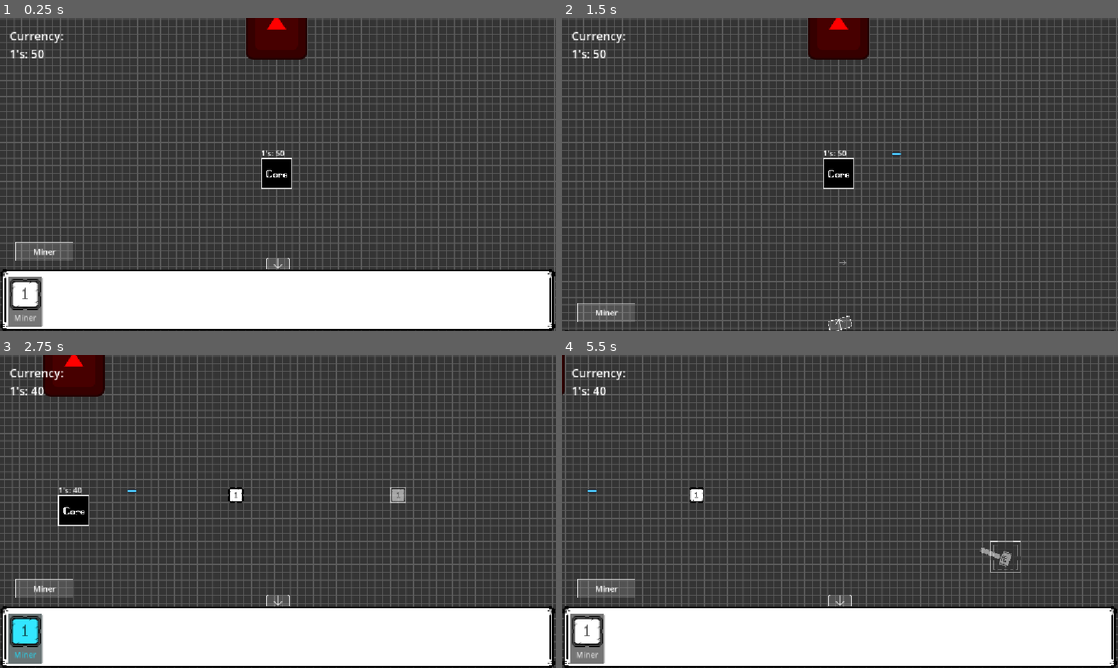
Above: before the commit, frames 1-4 (two rows, left to right).
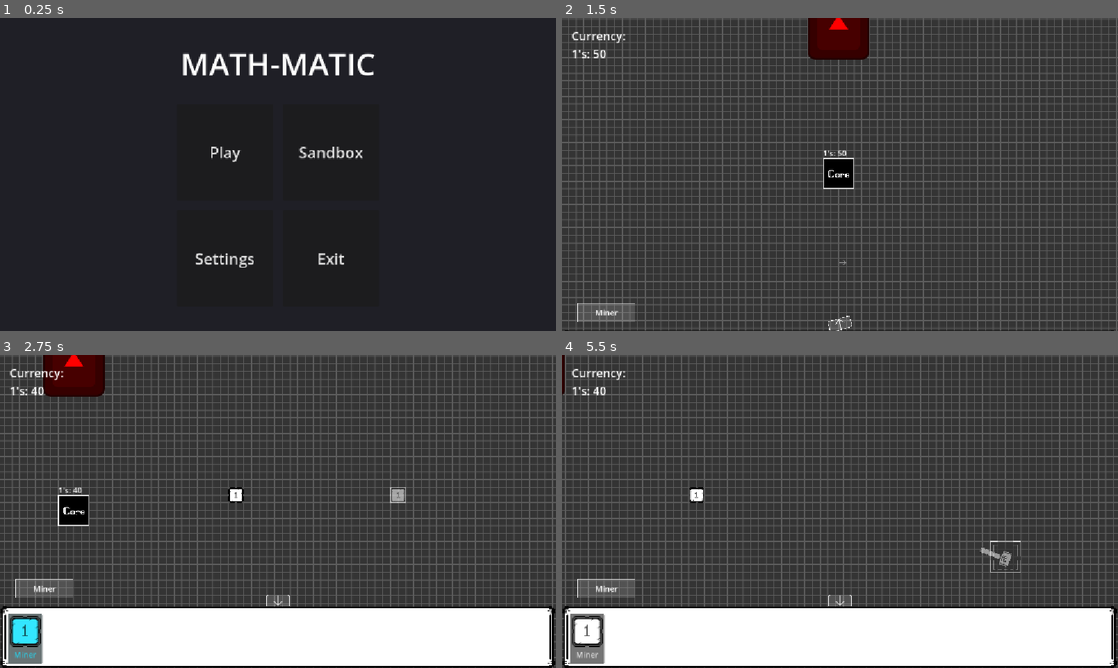
Above: after the commit, the same moments.

Repository: ast4rt3/math-matic
Game: Godot game, scene res://main_menu.tscn
Two runs of this game, one before a commit and one after it. Both use one fixed random seed, a clock stepped at 60 frames per second and the inputs below. Before the commit the project starts from res://world.tscn. The engine's default icon, where the game draws it, is replaced by a stand-in: a white triangle on a blue panel in a dark square.
Inputs (mouse positions are in pixels of both pictures, inside the frame that each line leads up to):
- Up to frame 1 (0.25 s): no input
- Up to frame 2 (1.5 s): click (895, 152) at 0.5 s, where only the run after the commit has a clickable "Sandbox"; click (840, 262) at 1.25 s
- Up to frame 3 (2.75 s): tap Enter at 2 s; move the mouse to (400, 495) at 2.02 s; hold D from 2.03 s (still down); tap 1 at 2.1 s; click (400, 495) at 2.17 s
- Up to frame 4 (5.5 s): move the mouse to (728, 527) at 2.77 s; release D at 2.78 s; hold S 2.78-3.53 s; tap one key every 0.75 s from 2.85 s: 2 3 E Q; move the mouse to (895, 442) at 3.52 s; hold D 3.53-4.28 s; move the mouse to (812, 574) at 4.27 s; hold W 4.28-5.03 s; click (812, 574) at 4.42 s; move the mouse to (1006, 558) at 5.02 s; hold A from 5.03 s (still down)

The runs differ from the first frame. In frame 1, 48% of the frame differs, in the area x 0-100%, y 0-100%; in frame 2, less than 0.1%; in frame 3, less than 0.1%; in frame 4, less than 0.1%.

Commit message:
feat: added main menu

Diff:
--- /dev/null
+++ b/main_menu.gd
@@ -0,0 +1,7 @@
+extends Control
+
+func _on_sandbox_pressed():
+	get_tree().change_scene_to_file("res://world.tscn")
+
+func _on_exit_pressed():
+	get_tree().quit()
--- /dev/null
+++ b/main_menu.tscn
@@ -0,0 +1,73 @@
+[gd_scene format=3 uid="uid://cx4l2k3j4h5g6"]
+
+[ext_resource type="Script" path="res://main_menu.gd" id="1_m4j3k"]
+
+[node name="MainMenu" type="Control"]
+layout_mode = 3
+anchors_preset = 15
+anchor_right = 1.0
+anchor_bottom = 1.0
+grow_horizontal = 2
+grow_vertical = 2
+script = ExtResource("1_m4j3k")
+
+[node name="ColorRect" type="ColorRect" parent="."]
+layout_mode = 1
+anchors_preset = 15
+anchor_right = 1.0
+anchor_bottom = 1.0
+grow_horizontal = 2
+grow_vertical = 2
+color = Color(0.121569, 0.121569, 0.14902, 1)
+
+[node name="CenterContainer" type="CenterContainer" parent="."]
+layout_mode = 1
+anchors_preset = 15
+anchor_right = 1.0
+anchor_bottom = 1.0
+grow_horizontal = 2
+grow_vertical = 2
+
+[node name="VBoxContainer" type="VBoxContainer" parent="CenterContainer"]
+layout_mode = 2
+theme_override_constants/separation = 40
+
+[node name="Title" type="Label" parent="CenterContainer/VBoxContainer"]
+layout_mode = 2
+theme_override_font_sizes/font_size = 64
+text = "MATH-MATIC"
+horizontal_alignment = 1
+
+[node name="GridContainer" type="GridContainer" parent="CenterContainer/VBoxContainer"]
+layout_mode = 2
+theme_override_constants/h_separation = 20
+theme_override_constants/v_separation = 20
+columns = 2
+alignment = 1
+
+[node name="PlayBtn" type="Button" parent="CenterContainer/VBoxContainer/GridContainer"]
+custom_minimum_size = Vector2(200, 200)
+layout_mode = 2
+theme_override_font_sizes/font_size = 32
+text = "Play"
+
+[node name="SandboxBtn" type="Button" parent="CenterContainer/VBoxContainer/GridContainer"]
+custom_minimum_size = Vector2(200, 200)
+layout_mode = 2
+theme_override_font_sizes/font_size = 32
+text = "Sandbox"
+
+[node name="SettingsBtn" type="Button" parent="CenterContainer/VBoxContainer/GridContainer"]
+custom_minimum_size = Vector2(200, 200)
+layout_mode = 2
+theme_override_font_sizes/font_size = 32
+text = "Settings"
+
+[node name="ExitBtn" type="Button" parent="CenterContainer/VBoxContainer/GridContainer"]
+custom_minimum_size = Vector2(200, 200)
+layout_mode = 2
+theme_override_font_sizes/font_size = 32
+text = "Exit"
+
+[connection signal="pressed" from="CenterContainer/VBoxContainer/GridContainer/SandboxBtn" to="." method="_on_sandbox_pressed"]
+[connection signal="pressed" from="CenterContainer/VBoxContainer/GridContainer/ExitBtn" to="." method="_on_exit_pressed"]
--- a/project.godot
+++ b/project.godot
@@ -11,7 +11,7 @@
 [application]
 
 config/name="Math-matic"
-run/main_scene="uid://cyxidwhk1gy67"
+run/main_scene="res://main_menu.tscn"
 config/features=PackedStringArray("4.7", "Forward Plus")
 config/icon="res://icon.svg"
 
Not shown, added: main_menu.gd.uid
